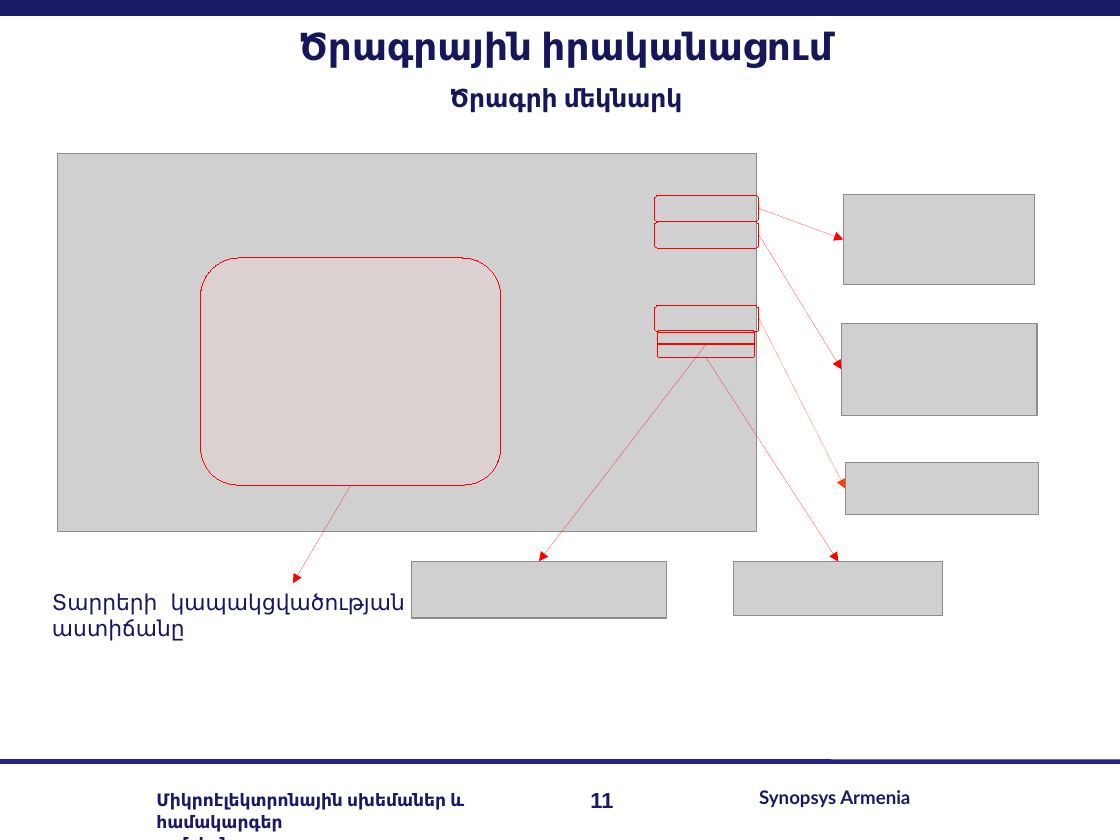
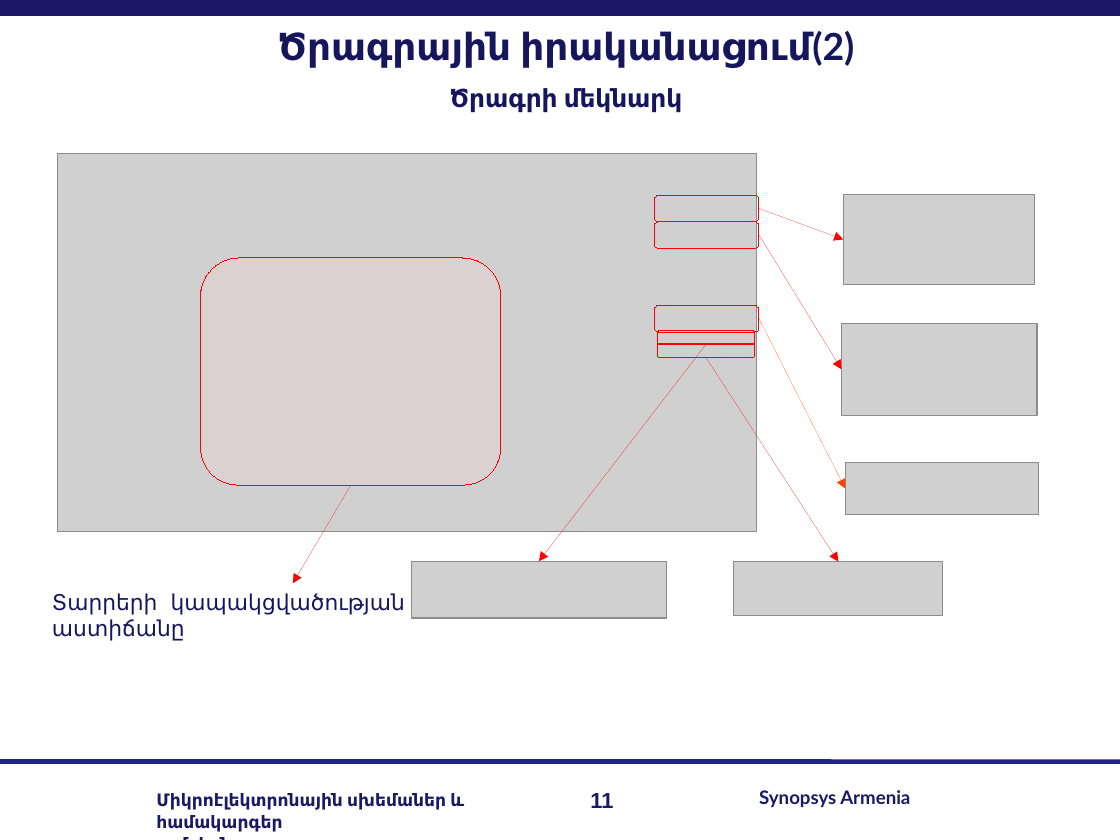
Before and after one commit to lomikist/diploma, a slide deck: slide 11 of reserches/հիմնական/Arman Sargsyan.odp. Drawn at 1120x840 pixels with LibreOffice and Linux fonts; fonts in the diff are those of the drawing; grey boxes stand for pictures; background and template pictures are left out. Boxes give left, top, right and bottom in pixels: in the first picture for what was removed or moved away, otherwise in the second. Text is boxed around its words. In the diff, an @@ line names an element or a change of style, - is before the commit and + after.

```diff
--- a/reserches/հիմնական/Arman Sargsyan.odp
+++ b/reserches/հիմնական/Arman Sargsyan.odp
@@ text at (x1=278, y1=31, x2=854, y2=68): text changed; font Roboto to Lato @@
-Ծրագրային իրականացում
+Ծրագրային իրականացում(2)
```
Also in this commit, not shown: 4 other slides changed, 5 other files.
